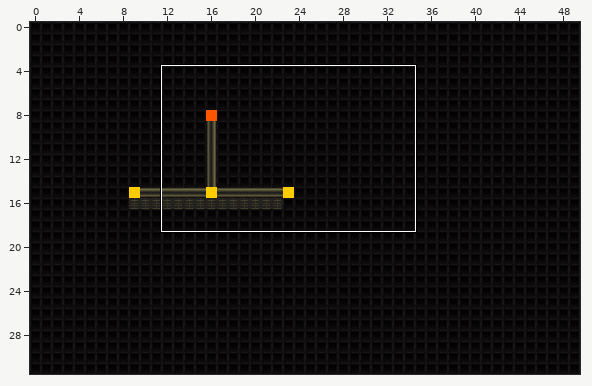
Tiled map -- assets/images/template.tmx. The picture above shows the old version from afar; the outline marks the close-up.
Close-up. As it was:
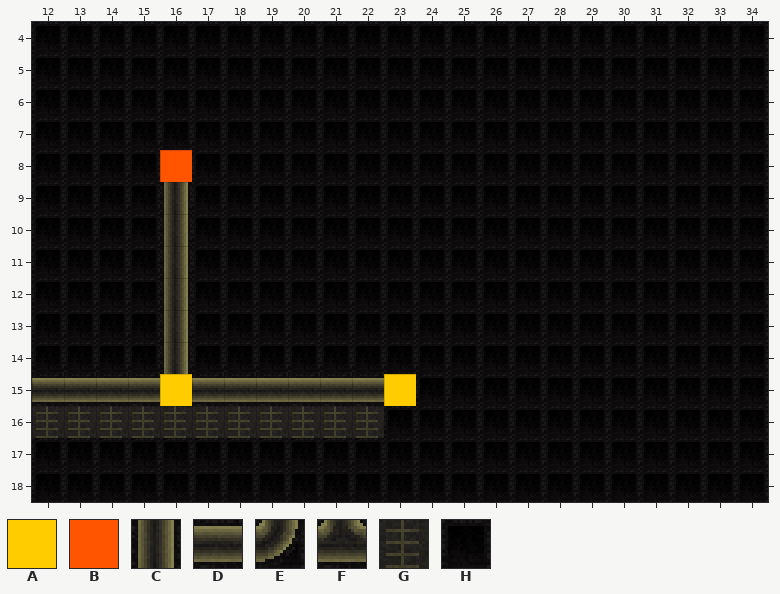
Cells are 16x16 px. Shown: x 12..34, y 4..18.
Key: from "spawnJaune": A 0; from "spawnRouge": B 0; from "tilemapGround": C 0, D 2, E 7, F 8, G 12, H 13.
_ is an empty cell.
Objects are placed by their top-left corner, in cells (3,4 is the top-left corner of cell 3,4); size is 1x1 cell unless given.
Layers that did not change in this view are not listed.
Layer "ground" before, first column x 12:
 4 HHHHHHHHHHHHHHHHHHHHHHH
 5 HHHHHHHHHHHHHHHHHHHHHHH
 6 HHHHHHHHHHHHHHHHHHHHHHH
 7 HHHHHHHHHHHHHHHHHHHHHHH
 8 HHHHCHHHHHHHHHHHHHHHHHH
 9 HHHHCHHHHHHHHHHHHHHHHHH
10 HHHHCHHHHHHHHHHHHHHHHHH
11 HHHHCHHHHHHHHHHHHHHHHHH
12 HHHHCHHHHHHHHHHHHHHHHHH
13 HHHHCHHHHHHHHHHHHHHHHHH
14 HHHHCHHHHHHHHHHHHHHHHHH
15 DDDDFDDDDDDEHHHHHHHHHHH
16 GGGGGGGGGGGHHHHHHHHHHHH
17 HHHHHHHHHHHHHHHHHHHHHHH
18 HHHHHHHHHHHHHHHHHHHHHHH
Objects on layer "spawn" before:
B at 16,8
A at 23,15
Objects on layer "player" before:
A at 16,15
After:
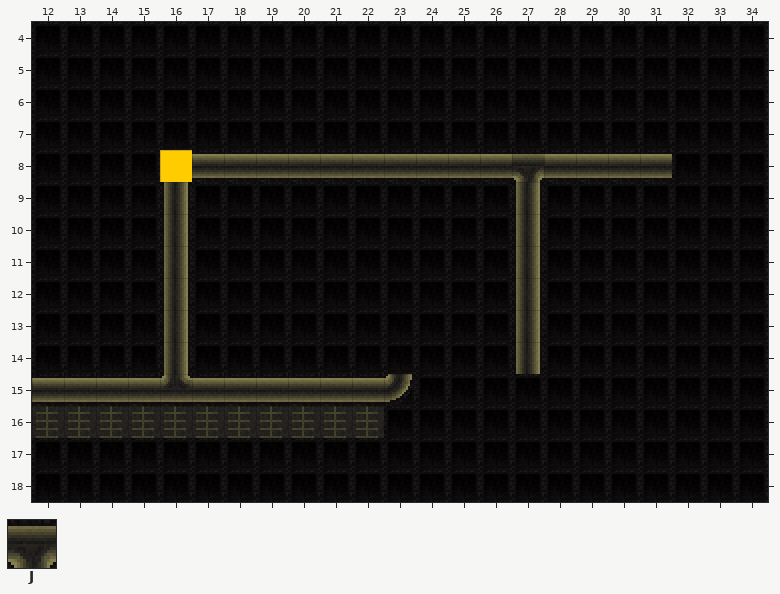
Further tiles: from "tilemapGround": J 9.
Change:
Changed rows in their new state; . is an unchanged cell.
Layer "ground":
first column x 17:
 8 DDDDDDDDDDJDDDD
 9 ..........C....
10 ..........C....
11 ..........C....
12 ..........C....
13 ..........C....
14 ..........C....
Layer "spawn":
removed: B at 16,8
removed: A at 23,15
Layer "player":
changed: A at 16,15 -> A at 16,8
